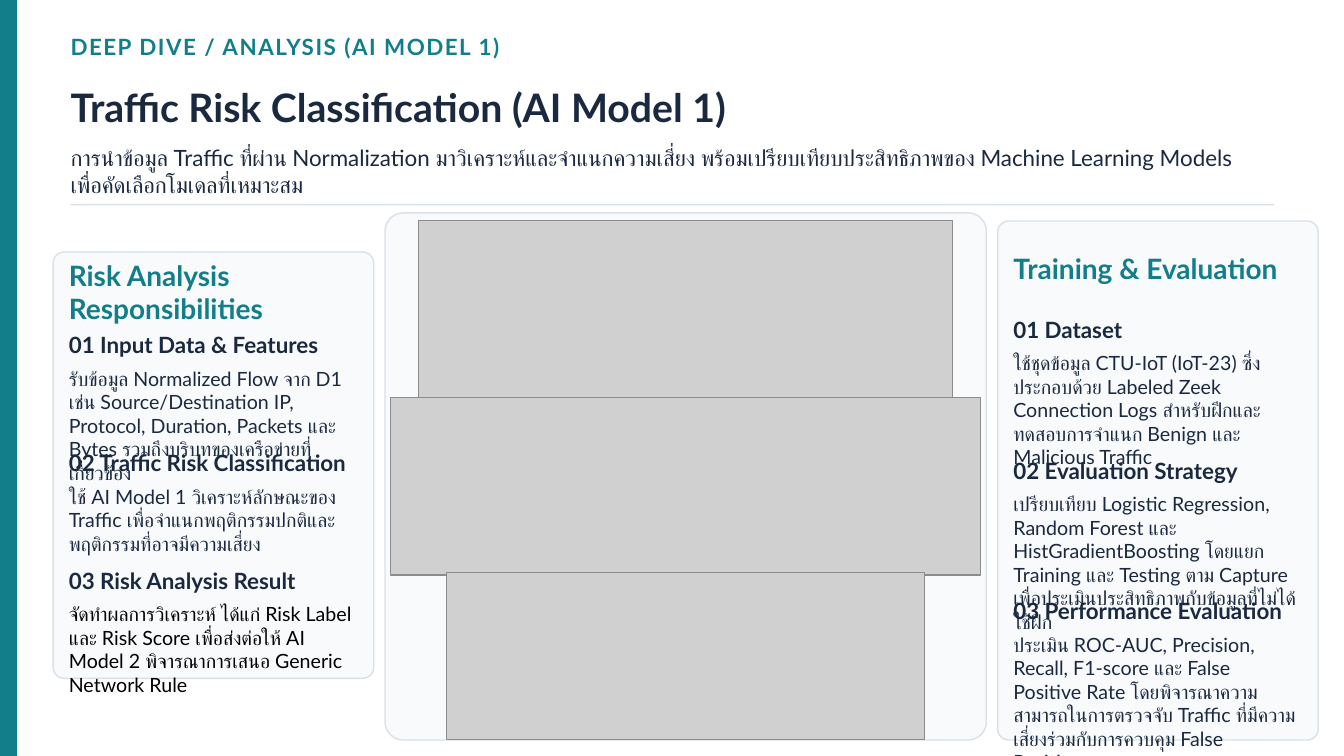
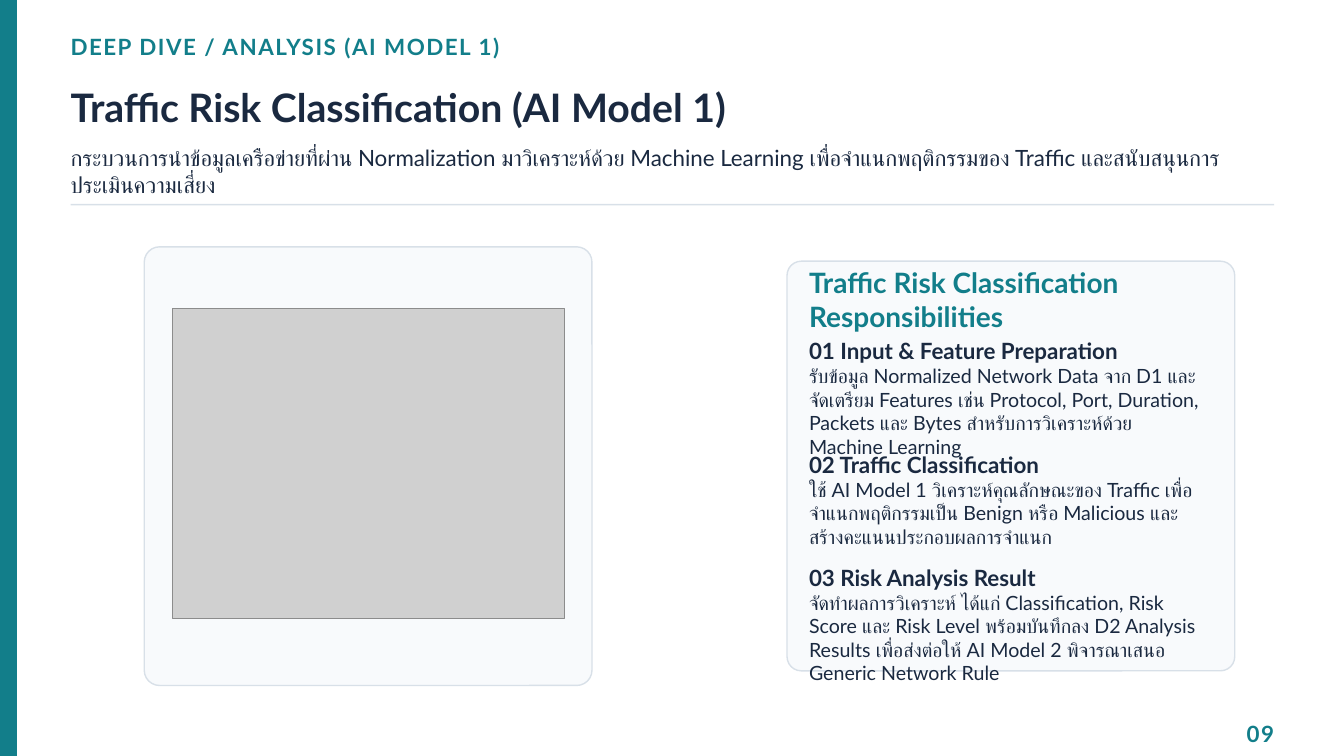
Before and after one commit to Jesadaphoukrongthong/Hybrid-Network-Monitoring-and-Policy-Orchestration-Framework, a slide deck: slide 10 of docs/paper/Hybrid_Framework_Presentation.pptx. Drawn at 1344x756 pixels with LibreOffice and Linux fonts; fonts in the diff are those of the drawing; grey boxes stand for pictures. Boxes give left, top, right and bottom in pixels: in the first picture for what was removed or moved away, otherwise in the second. Text is boxed around its words. In the diff, an @@ line names an element or a change of style, - is before the commit and + after.

```diff
--- a/docs/paper/Hybrid_Framework_Presentation.pptx
+++ b/docs/paper/Hybrid_Framework_Presentation.pptx
@@ text at [71, 149, 1219, 193]: text changed @@
-การนำข้อมูล Traffic ที่ผ่าน Normalization มาวิเคราะห์และจำแนกความเสี่ยง พร้อมเปรียบเทียบประสิทธิภาพของ Machine Learning Models เพื่อคัดเลือกโมเดลที่เหมาะสม
+กระบวนการนำข้อมูลเครือข่ายที่ผ่าน Normalization มาวิเคราะห์ด้วย Machine Learning เพื่อจำแนกพฤติกรรมของ Traffic และสนับสนุนการประเมินความเสี่ยง
@@ rounded rectangle removed at [385, 213, 987, 740] @@
@@ picture removed at [418, 221, 953, 397] @@
@@ text removed at [69, 265, 263, 324] @@
-Risk Analysis Responsibilities
@@ rounded rectangle: place and size @@
-rounded rectangle at [53, 252, 374, 679]
+rounded rectangle at [144, 247, 592, 686]
@@ rounded rectangle: place and size @@
-rounded rectangle at [998, 221, 1319, 740]
+rounded rectangle at [787, 261, 1235, 670]
@@ text added at [809, 272, 1119, 332], 20 pt, text #127E8A, bold @@
+Traffic Risk Classification Responsibilities
@@ picture added at [172, 309, 565, 619] @@
@@ text removed at [69, 336, 342, 487] @@
-01 Input Data & Features
-รับข้อมูล Normalized Flow จาก D1 เช่น Source/Destination IP, Protocol, Duration, Packets และ Bytes รวมถึงบริบทของเครือข่ายที่เกี่ยวข้อง
@@ text added at [809, 342, 1199, 434], 14 pt, text #1A2940 @@
+01 Input & Feature Preparation
+รับข้อมูล Normalized Network Data จาก D1 และจัดเตรียม Features เช่น Protocol, Port, Duration, Packets และ Bytes สำหรับการวิเคราะห์ด้วย Machine Learning
@@ picture removed at [390, 398, 981, 576] @@
@@ text at [809, 453, 1193, 544]: text changed @@
-02 Traffic Risk Classification
-ใช้ AI Model 1 วิเคราะห์ลักษณะของ Traffic เพื่อจำแนกพฤติกรรมปกติและพฤติกรรมที่อาจมีความเสี่ยง
+02 Traffic Classification
+ใช้ AI Model 1 วิเคราะห์คุณลักษณะของ Traffic เพื่อจำแนกพฤติกรรมเป็น Benign หรือ Malicious และสร้างคะแนนประกอบผลการจำแนก
@@ text at [809, 569, 1195, 657]: text changed; text colour #000000 to #1A2940 @@
-03 Risk Analysis Result
-จัดทำผลการวิเคราะห์ ได้แก่ Risk Label และ Risk Score เพื่อส่งต่อให้ AI Model 2 พิจารณาการเสนอ Generic Network Rule
+03 Risk Analysis Result
+จัดทำผลการวิเคราะห์ ได้แก่ Classification, Risk Score และ Risk Level พร้อมบันทึกลง D2 Analysis Results เพื่อส่งต่อให้ AI Model 2 พิจารณาเสนอ Generic Network Rule
@@ picture removed at [447, 573, 925, 739] @@
@@ group removed at [1013, 258, 1296, 752]: 4 texts @@
-Training & Evaluation
-01 Dataset
-ใช้ชุดข้อมูล CTU-IoT (IoT-23) ซึ่งประกอบด้วย Labeled Zeek Connection Logs สำหรับฝึกและทดสอบการจำแนก Benign และ Malicious Traffic
-02 Evaluation Strategy
-เปรียบเทียบ Logistic Regression, Random Forest และ HistGradientBoosting โดยแยก Training และ Testing ตาม Capture เพื่อประเมินประสิทธิภาพกับข้อมูลที่ไม่ได้ใช้ฝึก
-03 Performance Evaluation
-ประเมิน ROC-AUC, Precision, Recall, F1-score และ False Positive Rate โดยพิจารณาความสามารถในการตรวจจับ Traffic ที่มีความเสี่ยงร่วมกับการควบคุม False Positives
@@ text added at [1247, 725, 1274, 742], 16 pt, text #127E8A, bold @@
+09
```
Also in this commit, not shown: 12 other slides changed, 4 slides added, 8 slides removed, 6 other files.
